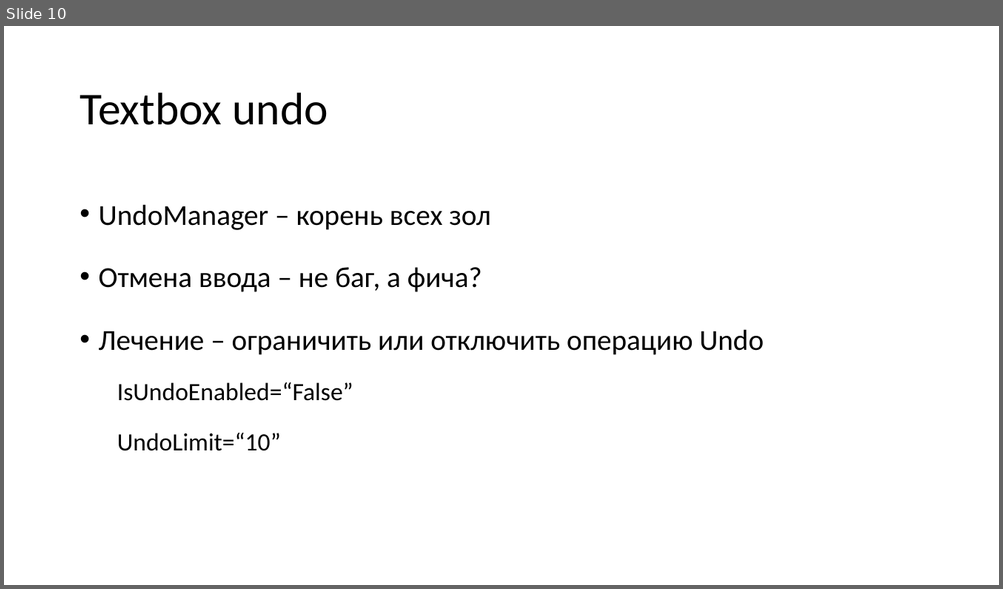
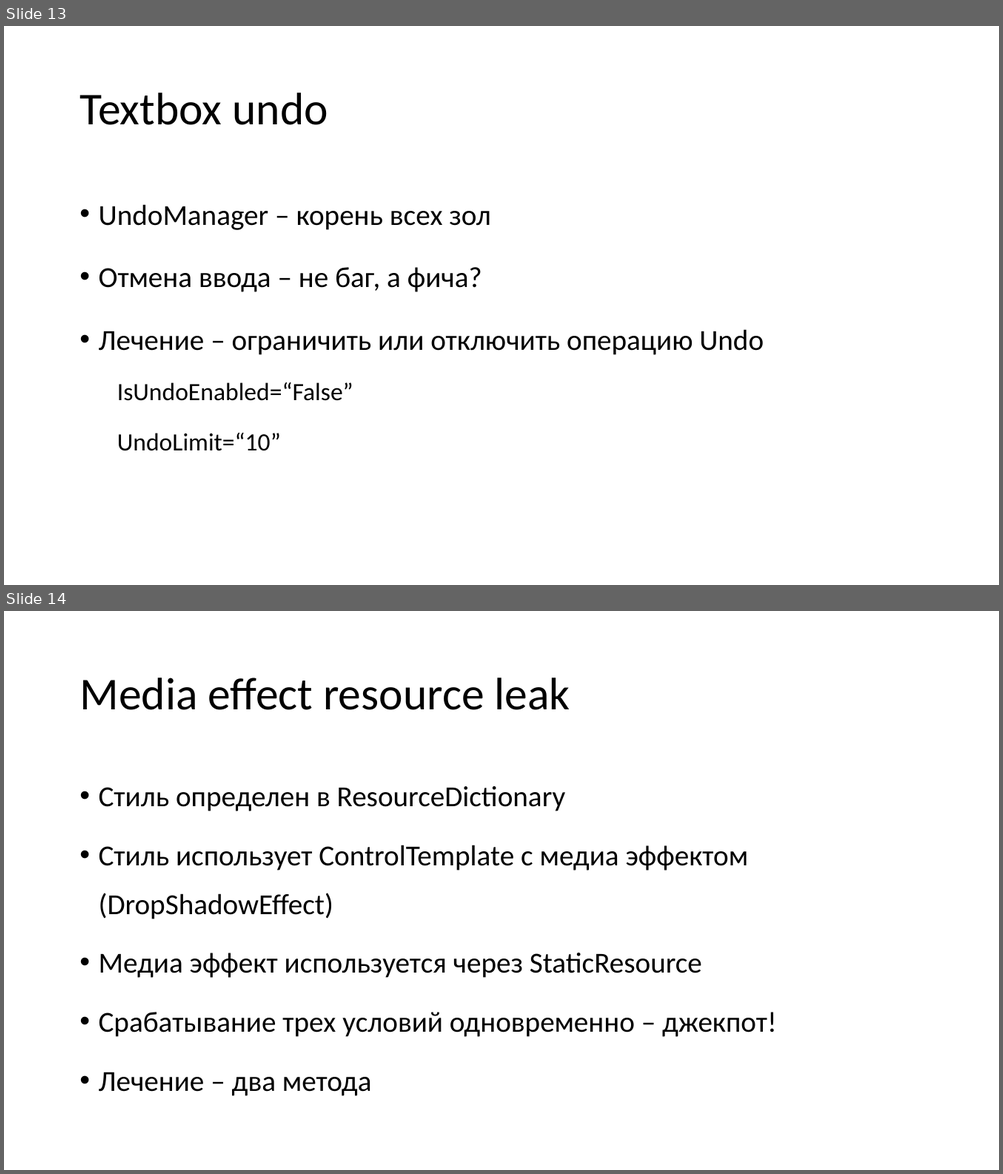
Before and after one commit to Talrandel/MemoryLeak, a slide deck: Утечки памяти.pptx. Shown one above the other, each under a label of ours: slide 10 before the commit, slides 13 and 14 after it. The pictures are 1003x589 and 1003x1174 pixels, drawn with LibreOffice and Linux fonts; fonts in the diff are those of the drawing. Boxes give left, top, right and bottom in pixels: in the first picture for what was removed or moved away, otherwise in the second. Text is boxed around its words. In the diff, an @@ line names an element or a change of style, - is before the commit and + after.

```diff
--- a/Утечки памяти.pptx
+++ b/Утечки памяти.pptx
@@ slide 14 added at [4,611,999,1170], background #FFFFFF @@
@@ title added at [79,678,570,710], 44 pt, text #000000 @@
+Media effect resource leak
@@ text added at [99,786,777,1096], 28 pt, text #000000 @@
+• Стиль определен в ResourceDictionary
+• Стиль использует ControlTemplate с медиа эффектом (DropShadowEffect)
+• Медиа эффект используется через StaticResource
+• Срабатывание трех условий одновременно – джекпот!
+• Лечение – два метода
@@ what was slide 10 is now slide 13 @@
```
Also in this commit, not shown: 7 slides changed, 9 other slides added, 1 slide removed, 30 other files.
